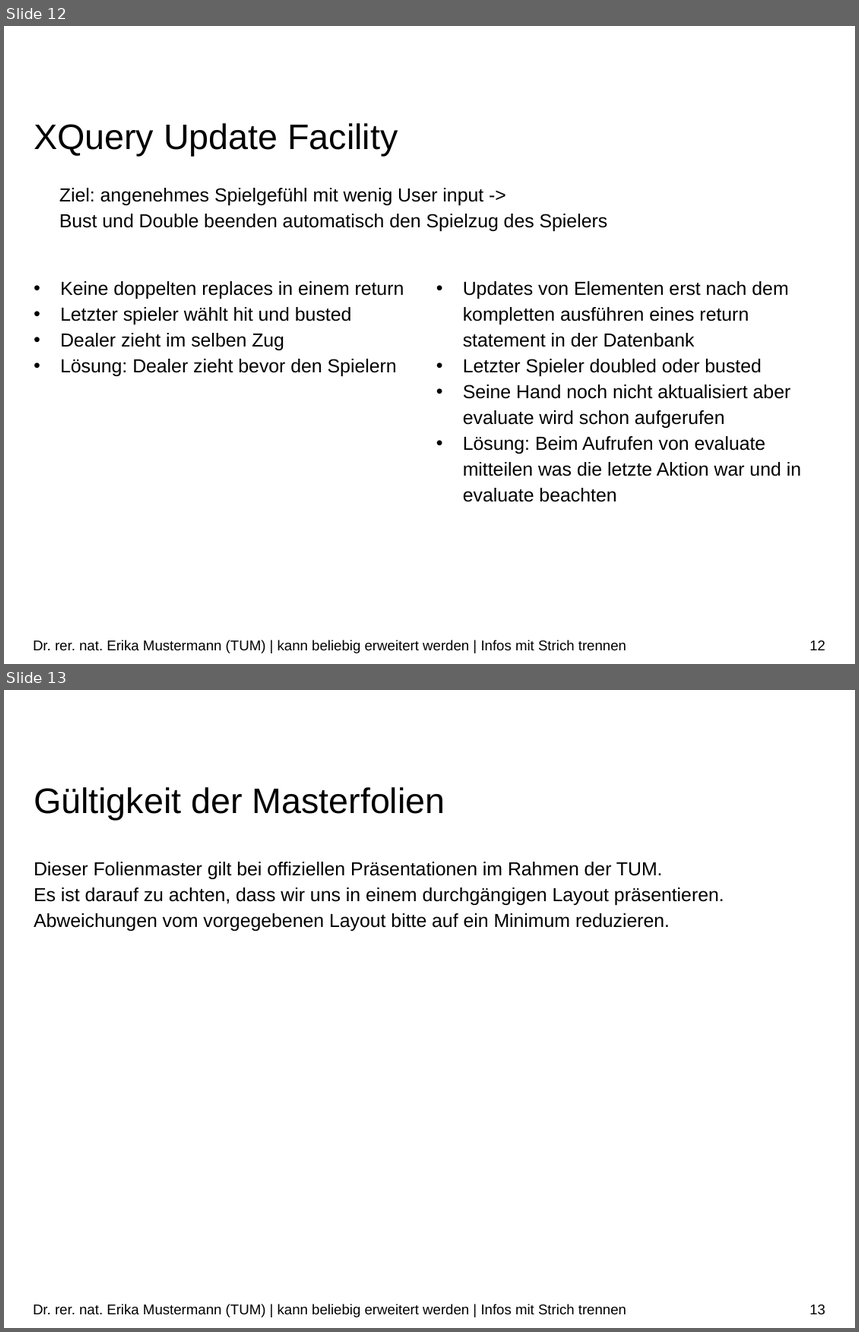
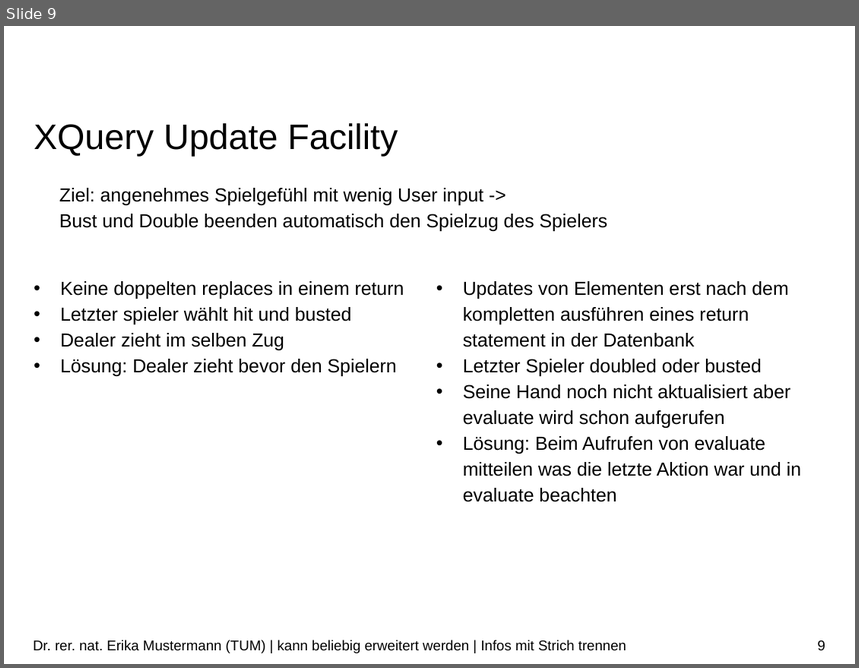
Before and after one commit to danielmeint/xml, a slide deck: presentation/Präsentation.pptx. Shown one above the other, each under a label of ours: slides 12 and 13 before the commit, slide 9 after it. The pictures are 859x1332 and 859x668 pixels, drawn with LibreOffice and Linux fonts; fonts in the diff are those of the drawing; background and template pictures are left out. Boxes give left, top, right and bottom in pixels: in the first picture for what was removed or moved away, otherwise in the second. Text is boxed around its words. In the diff, an @@ line names an element or a change of style, - is before the commit and + after.

```diff
--- a/presentation/Präsentation.pptx
+++ b/presentation/Präsentation.pptx
@@ slide 13 removed at [4,690,855,1328], background #FFFFFF @@
@@ title removed at [34,787,446,820] @@
-Gültigkeit der Masterfolien
@@ text removed at [34,862,724,931] @@
-Dieser Folienmaster gilt bei offiziellen Präsentationen im Rahmen der TUM.
-Es ist darauf zu achten, dass wir uns in einem durchgängigen Layout präsentieren.
-Abweichungen vom vorgegebenen Layout bitte auf ein Minimum reduzieren.
@@ text removed at [33,1304,626,1318] @@
-Dr. rer. nat. Erika Mustermann (TUM) | kann beliebig erweitert werden | Infos mit Strich trennen
@@ page number removed at [810,1305,826,1315] @@
-13
@@ what was slide 12 is now slide 9 @@
@@ page number at [818,641,826,651]: text changed @@
-12
+9
```
Also in this commit, not shown: 2 slides changed, 21 other slides removed, 2 other files.
